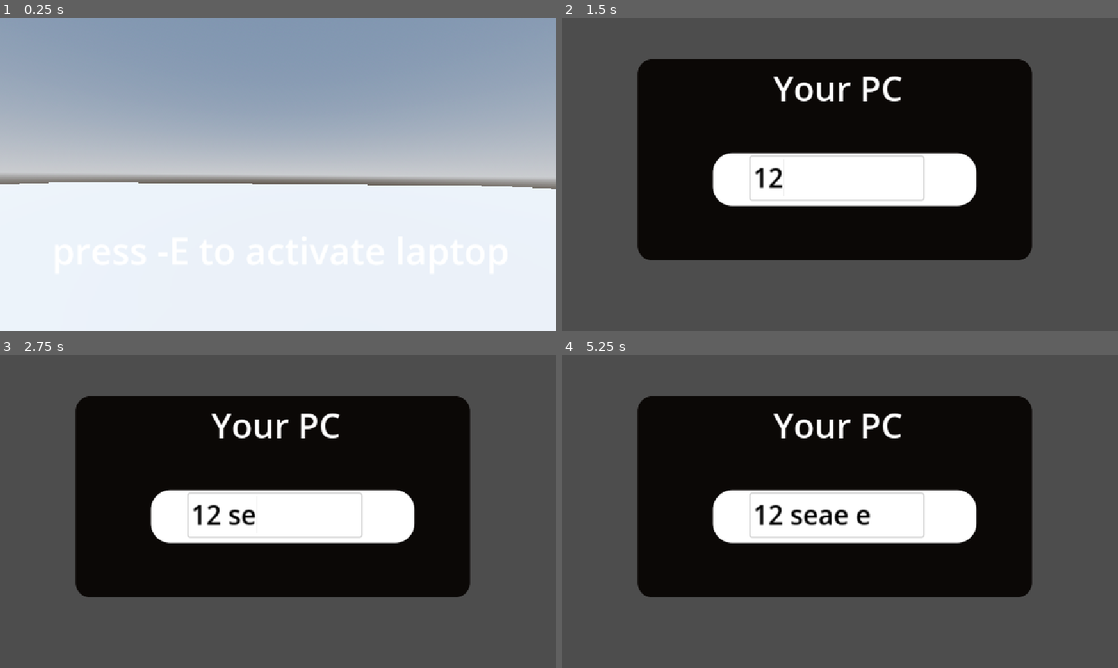
Above: before the commit, frames 1-4 (two rows, left to right).
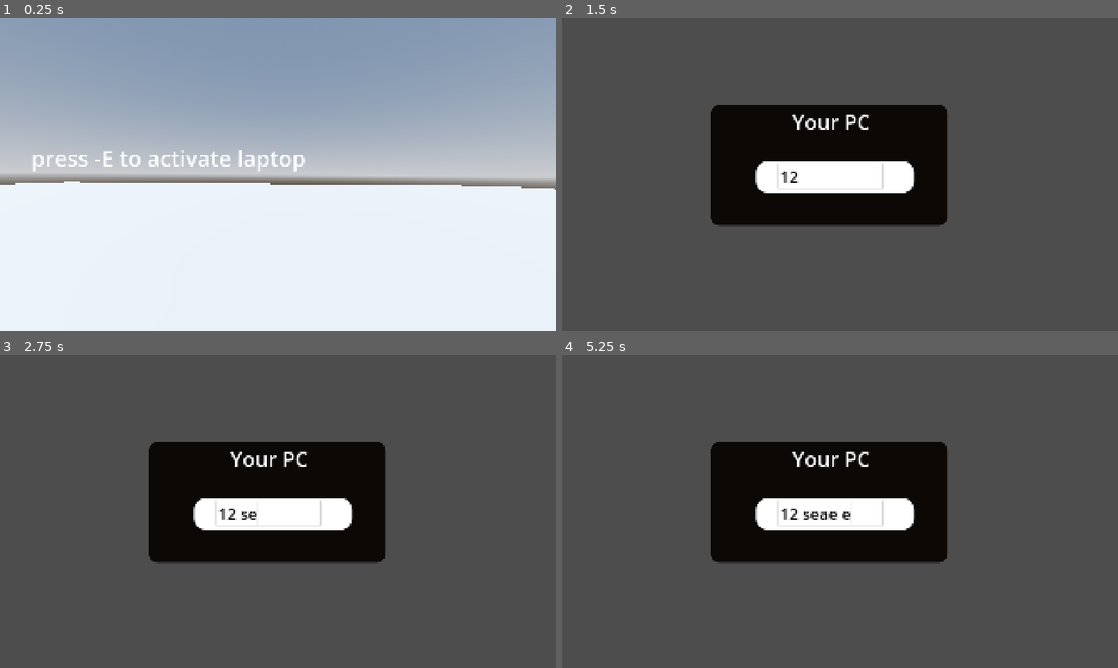
Above: after the commit, the same moments.

Repository: lostlp09/Framework
Game: Godot game, scene res://node_3d.tscn
Same seed, same stepped clock (60 frames per second), same inputs: the game is played once before the commit and once after it.
Inputs (mouse positions are in pixels of both pictures, inside the frame that each line leads up to):
- Up to frame 1 (0.25 s): no input
- Up to frame 2 (1.5 s): tap Enter at 0.5 s; move the mouse to (867, 174) at 0.52 s; hold W (forward) 0.53-1.25 s; tap E (interact) at 0.6 s; click (834, 177) at 1.27 s; type "12" at 1.35 s
- Up to frame 3 (2.75 s): tap Space at 2 s; move the mouse to (166, 527) at 2.02 s; hold S (backwardss) from 2.03 s (still down); tap E (interact) at 2.1 s
- Up to frame 4 (5.25 s): tap Enter at 2.75, 4.25 s; move the mouse to (895, 442) at 2.77 s; release S (backwardss) at 2.78 s; hold D (right) 2.78-3.53 s; tap Alt at 2.85 s; tap E (interact) at 3.05, 3.8, 4.35, 5.1 s; tap Space at 3.5, 5 s; move the mouse to (812, 574) at 3.52 s; hold W (forward) 3.53-4.28 s; tap Shift at 3.6 s; move the mouse to (1006, 558) at 4.27 s; hold A (left) from 4.28 s (still down); move the mouse to (673, 464) at 5.02 s

The runs differ from the first frame. In frame 1, 1.0% of the frame differs, in the area x 0-100%, y 42-55%; in frame 2, 34%; in frame 3, 34%; in frame 4, 35%, in the area x 13-85%, y 13-78%.

Commit message:
added windows background screen and now im making icons with figma

Diff:
--- a/framework/2d.tscn
+++ b/framework/2d.tscn
@@ -1,6 +1,7 @@
-[gd_scene load_steps=6 format=3 uid="uid://do7irm2r3s5nq"]
+[gd_scene load_steps=8 format=3 uid="uid://do7irm2r3s5nq"]
 
 [ext_resource type="Script" uid="uid://chi8ohvvgrswv" path="res://passwordscreen.gd" id="1_y7yf3"]
+[ext_resource type="Texture2D" uid="uid://yx2y5rfhbro" path="res://windows.webp" id="2_adb1b"]
 
 [sub_resource type="Theme" id="Theme_40wwj"]
 
@@ -22,16 +23,20 @@
 corner_radius_bottom_left = 30
 corner_detail = 20
 
+[sub_resource type="StyleBoxFlat" id="StyleBoxFlat_adb1b"]
+bg_color = Color(0.0119956, 0.0203887, 0.0698799, 0.945098)
+
 [node name="Node2D" type="Node2D"]
 
 [node name="passwordscreen" type="Panel" parent="."]
-offset_left = 156.0
-offset_top = 85.0
-offset_right = 973.0
-offset_bottom = 501.0
+offset_left = 513.0
+offset_top = 299.0
+offset_right = 1330.0
+offset_bottom = 715.0
 theme = SubResource("Theme_40wwj")
 theme_override_styles/panel = SubResource("StyleBoxFlat_y7yf3")
 script = ExtResource("1_y7yf3")
+metadata/_edit_use_anchors_ = true
 
 [node name="Label" type="Label" parent="passwordscreen"]
 layout_mode = 0
@@ -41,8 +46,10 @@
 offset_bottom = 107.0
 theme_override_font_sizes/font_size = 71
 text = "Your PC"
+metadata/_edit_use_anchors_ = true
 
 [node name="Panel" type="Panel" parent="passwordscreen"]
+layout_mode = 0
 offset_left = 156.0
 offset_top = 194.0
 offset_right = 565.0
@@ -50,6 +57,7 @@
 scale = Vector2(1.335, 1.335)
 theme = SubResource("Theme_adb1b")
 theme_override_styles/panel = SubResource("StyleBoxFlat_vcvoh")
+metadata/_edit_use_anchors_ = true
 
 [node name="LineEdit" type="LineEdit" parent="passwordscreen"]
 layout_mode = 0
@@ -63,5 +71,20 @@
 theme_override_font_sizes/font_size = 41
 placeholder_text = "Passwordd:dd"
 flat = true
+metadata/_edit_use_anchors_ = true
+
+[node name="Windows" type="Sprite2D" parent="."]
+visible = false
+position = Vector2(952, 552)
+scale = Vector2(0.469561, 0.397)
+texture = ExtResource("2_adb1b")
+
+[node name="Panel" type="Panel" parent="Windows"]
+offset_left = -2044.46
+offset_top = 1148.61
+offset_right = 2044.54
+offset_bottom = 1363.61
+theme_override_styles/panel = SubResource("StyleBoxFlat_adb1b")
+metadata/_edit_use_anchors_ = true
 
 [connection signal="text_submitted" from="passwordscreen/LineEdit" to="passwordscreen" method="_on_line_edit_text_submitted"]
--- a/framework/passwordscreen.gd
+++ b/framework/passwordscreen.gd
@@ -1,7 +1,7 @@
 extends Panel
 
 
-
+@onready var homescreen = $"../Windows"
 # Called when the node enters the scene tree for the first time.
 
 func _ready() -> void:
@@ -14,4 +14,5 @@
 
 func _on_line_edit_text_submitted(new_text: String) -> void:
 	if  new_text == "password":
-		$LineEdit.text = "hurensohn"
+		self.visible = false
+		homescreen.visible = true
--- a/framework/project.godot
+++ b/framework/project.godot
@@ -17,6 +17,8 @@
 
 [display]
 
+window/size/viewport_width=1920
+window/size/viewport_height=1080
 window/stretch/mode="canvas_items"
 
 [editor_plugins]
Binary file added: framework/Ohne Namen(1).png
Not shown, added: framework/Ohne Namen(1).png.import
Binary file added: framework/Ohne Namen.png
Not shown, added: framework/Ohne Namen.png.import
Binary file added: framework/widnows.png
Not shown, added: framework/widnows.png.import
Binary file added: framework/windows.webp
Not shown, added: framework/windows.webp.import
